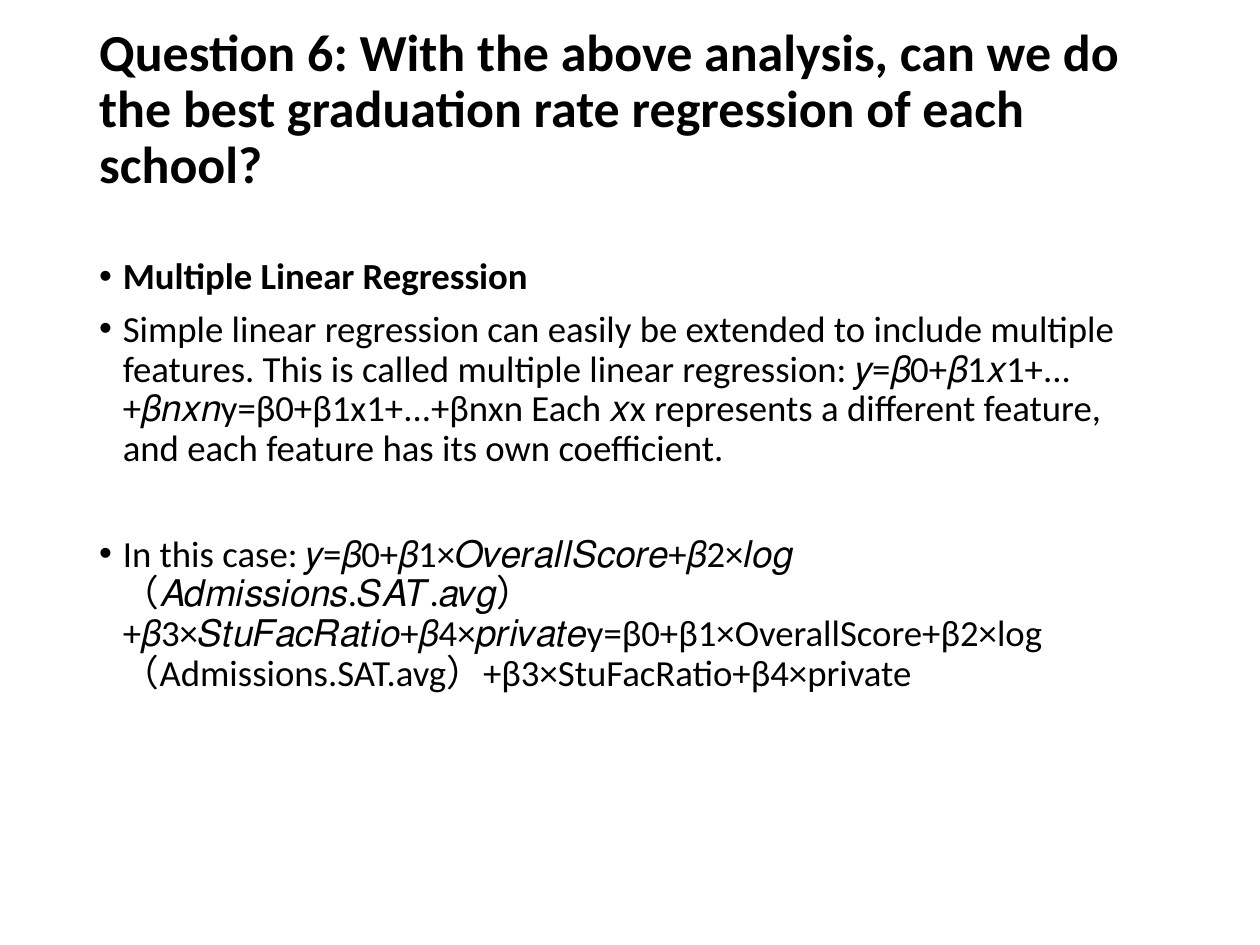
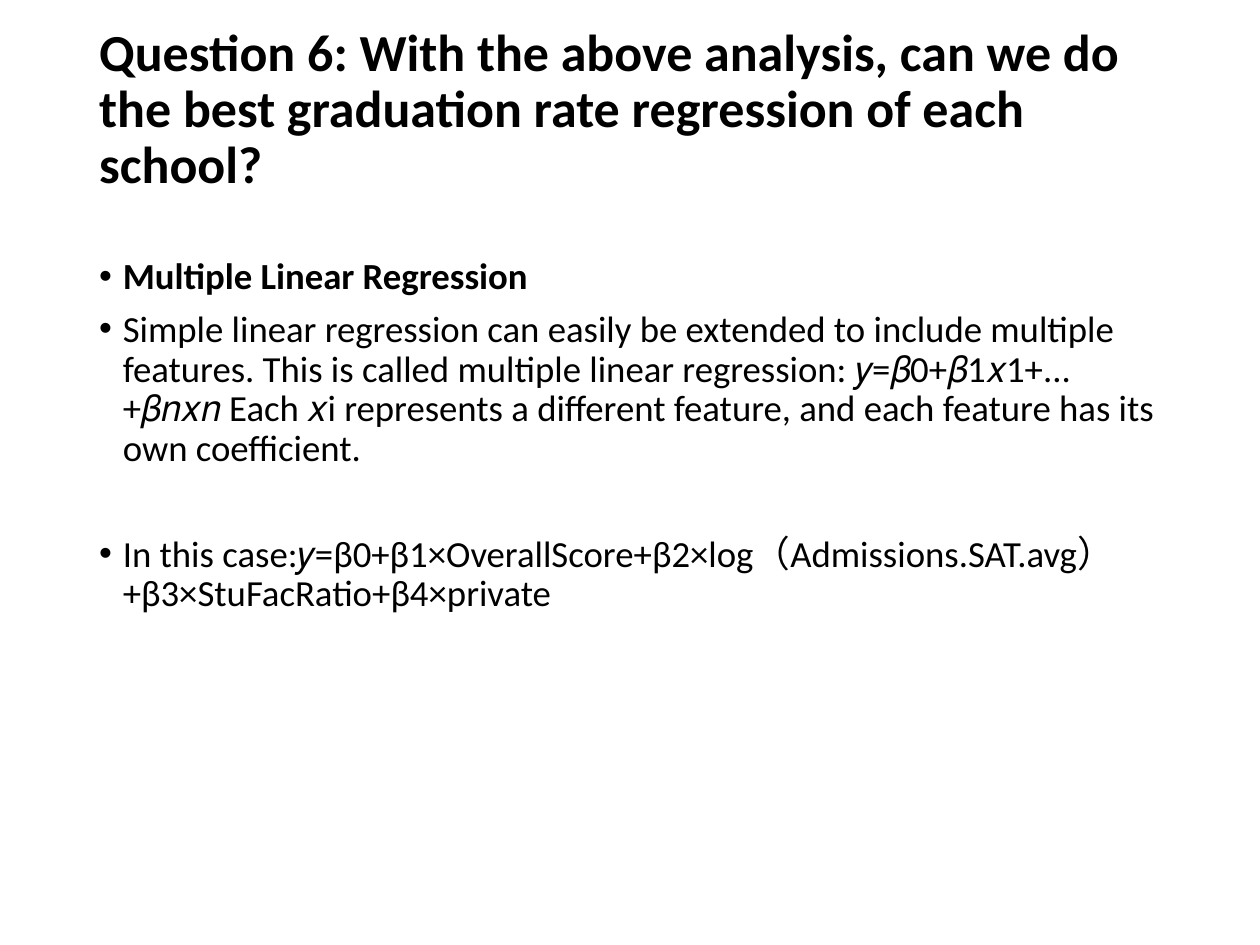
Before and after one commit to Yunxng/DAV.5400, a slide deck: slide 32 of Y_Wang_final project presentation.pptx (slide 35 before the commit). Drawn at 1260x945 pixels with LibreOffice and Linux fonts; fonts in the diff are those of the drawing. Boxes give left, top, right and bottom in pixels: in the first picture for what was removed or moved away, otherwise in the second. Text is boxed around its words. In the diff, an @@ line names an element or a change of style, - is before the commit and + after.

```diff
--- a/Y_Wang_final project presentation.pptx
+++ b/Y_Wang_final project presentation.pptx
@@ text at bbox=[123, 316, 1154, 613]: text changed @@
-• Simple linear regression can easily be extended to include multiple features. This is called multiple linear regression: 𝑦=𝛽0+𝛽1𝑥1+...+𝛽𝑛𝑥𝑛y=β0+β1x1+...+βnxn Each 𝑥x represents a different feature, and each feature has its own coefficient.
-• In this case: 𝑦=𝛽0+𝛽1×𝑂𝑣𝑒𝑟𝑎𝑙𝑙𝑆𝑐𝑜𝑟𝑒+𝛽2×𝑙𝑜𝑔（𝐴𝑑𝑚𝑖𝑠𝑠𝑖𝑜𝑛𝑠.𝑆𝐴𝑇.𝑎𝑣𝑔）+𝛽3×𝑆𝑡𝑢𝐹𝑎𝑐𝑅𝑎𝑡𝑖𝑜+𝛽4×𝑝𝑟𝑖𝑣𝑎𝑡𝑒y=β0+β1×OverallScore+β2×log（Admissions.SAT.avg）+β3×StuFacRatio+β4×private
+• Simple linear regression can easily be extended to include multiple features. This is called multiple linear regression: 𝑦=𝛽0+𝛽1𝑥1+...+𝛽𝑛𝑥𝑛 Each 𝑥i represents a different feature, and each feature has its own coefficient.
+• In this case:𝑦=β0+β1×OverallScore+β2×log（Admissions.SAT.avg）+β3×StuFacRatio+β4×private
```
Also in this commit, not shown: 2 other slides changed, 3 slides removed.
